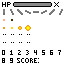
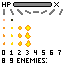
Comparing the layer stacks of the two w=64, h=64 images. Changes:
added layer "Layer 10" above "Layer 9" over (17, 58, 47, 63)
painted on "Layer 6" over (3, 32, 31, 47)
added layer "Layer 11" above "Layer 7" over (3, 32, 47, 63)
painted on "Layer 7" over (3, 32, 47, 63)
